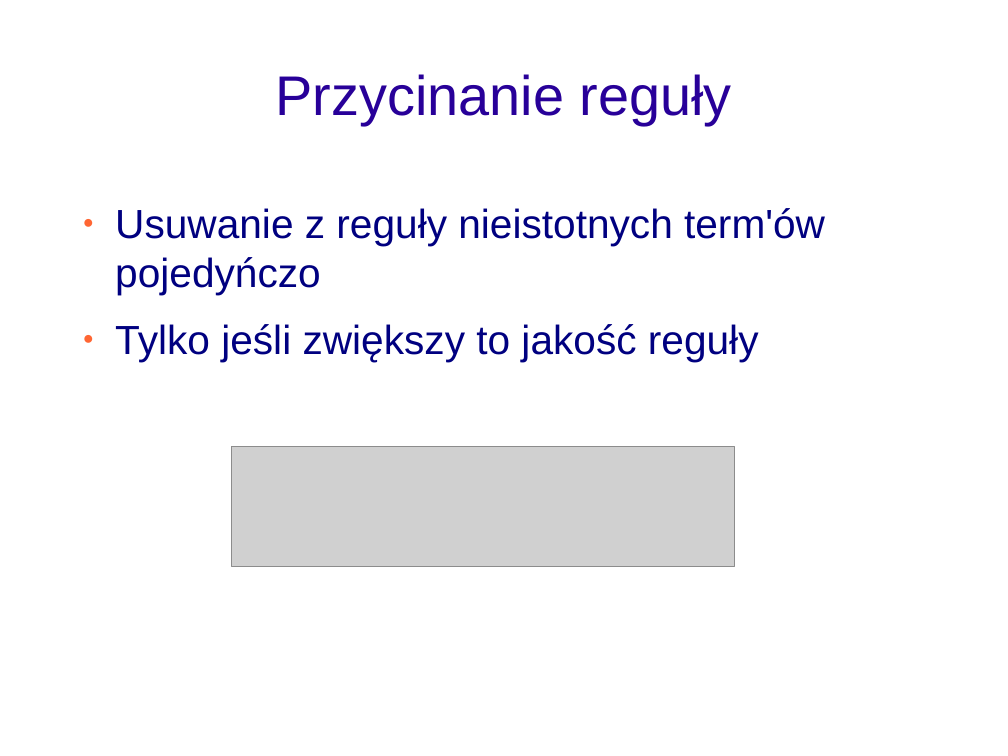
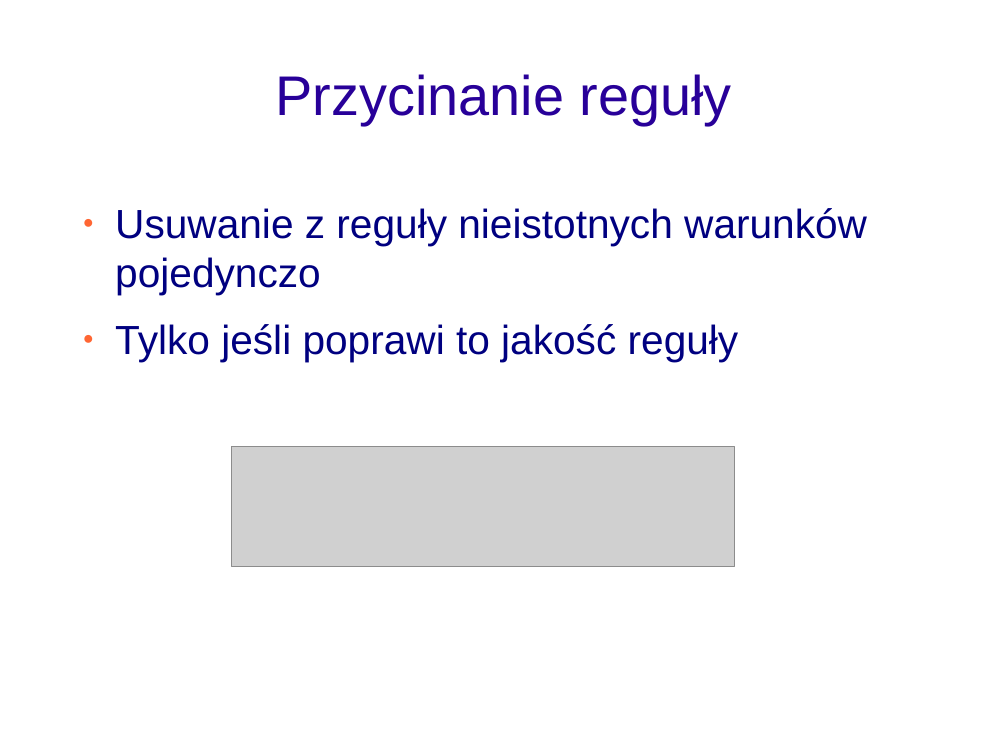
Before and after one commit to adriansidor/antminer, a slide deck: slide 15 of prezentacja_pracy_magisterskiej.odp (slide 14 before the commit). Drawn at 1008x756 pixels with LibreOffice and Linux fonts; fonts in the diff are those of the drawing; grey boxes stand for pictures; background and template pictures are left out. Boxes give left, top, right and bottom in pixels: in the first picture for what was removed or moved away, otherwise in the second. Text is boxed around its words. In the diff, an @@ line names an element or a change of style, - is before the commit and + after.

```diff
--- a/prezentacja_pracy_magisterskiej.odp
+++ b/prezentacja_pracy_magisterskiej.odp
@@ text at (x1=115, y1=208, x2=867, y2=361): text changed @@
-● Usuwanie z reguły nieistotnych term'ów pojedyńczo
-● Tylko jeśli zwiększy to jakość reguły
+● Usuwanie z reguły nieistotnych warunków pojedynczo
+● Tylko jeśli poprawi to jakość reguły
```
Also in this commit, not shown: 16 other slides changed, 5 slides added, 7 slides removed, 1 other file.
